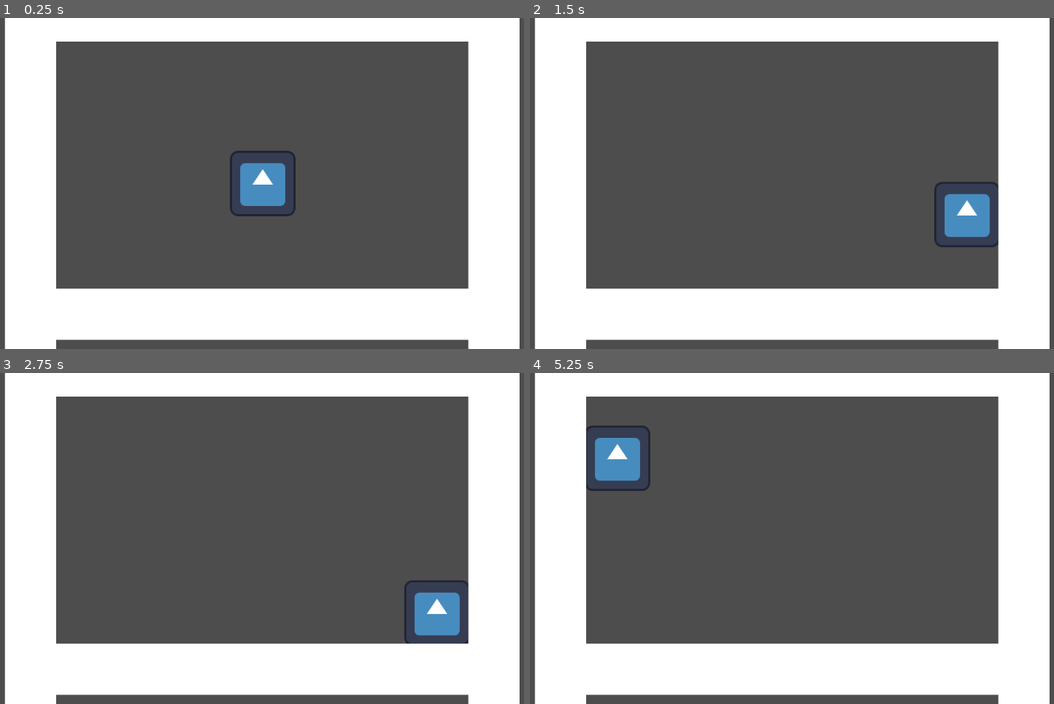
Above: before the commit, frames 1-4 (two rows, left to right).
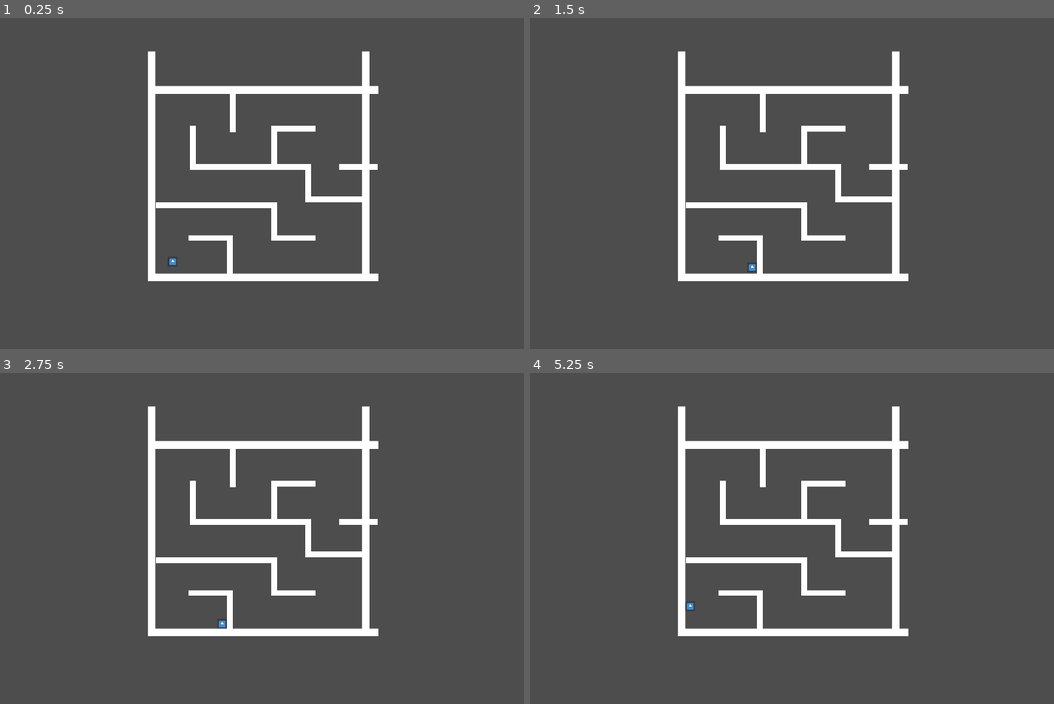
Above: after the commit, the same moments.

Repository: Herovero/GyroMaze
Game: Godot game, scene res://Scenes/main.tscn
Same seed, same stepped clock (60 frames per second), same inputs: the game is played once before the commit and once after it. The engine's default icon, where the game draws it, is replaced by a stand-in: a white triangle on a blue panel in a dark square.
Inputs:
- Up to frame 1 (0.25 s): no input
- Up to frame 2 (1.5 s): tap Enter at 0.5 s; hold Right (ui_right) 0.53-1.28 s; hold Down (ui_down) from 1.28 s (still down)
- Up to frame 3 (2.75 s): tap Space at 2 s; release Down (ui_down) at 2.03 s; hold Right (ui_right) from 2.03 s (still down)
- Up to frame 4 (5.25 s): tap Enter at 2.75 s; release Right (ui_right) at 2.78 s; hold Up (ui_up) 2.78-3.53 s; hold Left (ui_left) 3.53-5.03 s; tap Space at 5 s; hold Down (ui_down) from 5.03 s (still down)

The runs differ from the first frame. In frame 1, 45% of the frame differs, in the area x 0-100%, y 0-100%; in frame 2, 45%; in frame 3, 45%; in frame 4, 45%.

Commit message:
Added a testing maze

Diff:
--- a/Scenes/main.tscn
+++ b/Scenes/main.tscn
@@ -1,7 +1,7 @@
 [gd_scene load_steps=3 format=3 uid="uid://d2m5xmblwajxw"]
 
 [ext_resource type="PackedScene" uid="uid://b7xfpi740plyc" path="res://Scenes/rigidbody.tscn" id="1_bo1nx"]
-[ext_resource type="PackedScene" uid="uid://c4tscaf8aybxk" path="res://Scenes/wall.tscn" id="2_bo1nx"]
+[ext_resource type="PackedScene" uid="uid://dy3wtqmdcmjnb" path="res://Scenes/maze_test.tscn" id="2_bo1nx"]
 
 [node name="Node2D" type="Node2D"]
 
@@ -9,6 +9,7 @@
 gravity_scale = 0.0
 
 [node name="Camera2D" type="Camera2D" parent="."]
+position = Vector2(1169, -1020)
+zoom = Vector2(0.25, 0.25)
 
-[node name="Wall" parent="." instance=ExtResource("2_bo1nx")]
-position = Vector2(0, 256)
+[node name="Node2D" parent="." instance=ExtResource("2_bo1nx")]
--- /dev/null
+++ b/Scenes/maze_test.tscn
@@ -0,0 +1,258 @@
+[gd_scene load_steps=7 format=3 uid="uid://dy3wtqmdcmjnb"]
+
+[sub_resource type="QuadMesh" id="QuadMesh_fjsar"]
+size = Vector2(3000, 100)
+
+[sub_resource type="RectangleShape2D" id="RectangleShape2D_wti7s"]
+size = Vector2(3000, 100)
+
+[sub_resource type="QuadMesh" id="QuadMesh_j4fcw"]
+size = Vector2(75, 500)
+
+[sub_resource type="RectangleShape2D" id="RectangleShape2D_fjsar"]
+size = Vector2(75, 500)
+
+[sub_resource type="QuadMesh" id="QuadMesh_wti7s"]
+size = Vector2(1500, 75)
+
+[sub_resource type="RectangleShape2D" id="RectangleShape2D_j4fcw"]
+size = Vector2(1500, 74)
+
+[node name="Node2D" type="Node2D"]
+
+[node name="RigidBody2D" type="RigidBody2D" parent="."]
+gravity_scale = 0.0
+freeze = true
+
+[node name="MeshInstance2D" type="MeshInstance2D" parent="RigidBody2D"]
+position = Vector2(1176, 205)
+mesh = SubResource("QuadMesh_fjsar")
+
+[node name="CollisionShape2D" type="CollisionShape2D" parent="RigidBody2D"]
+position = Vector2(1176, 205)
+shape = SubResource("RectangleShape2D_wti7s")
+
+[node name="RigidBody2D2" type="RigidBody2D" parent="."]
+position = Vector2(0, -2446)
+gravity_scale = 0.0
+freeze = true
+
+[node name="MeshInstance2D" type="MeshInstance2D" parent="RigidBody2D2"]
+position = Vector2(1176, 205)
+mesh = SubResource("QuadMesh_fjsar")
+
+[node name="CollisionShape2D" type="CollisionShape2D" parent="RigidBody2D2"]
+position = Vector2(1176, 205)
+shape = SubResource("RectangleShape2D_wti7s")
+
+[node name="RigidBody2D3" type="RigidBody2D" parent="."]
+position = Vector2(-479, -69)
+rotation = -1.5707964
+gravity_scale = 0.0
+freeze = true
+
+[node name="MeshInstance2D" type="MeshInstance2D" parent="RigidBody2D3"]
+position = Vector2(1176, 205)
+mesh = SubResource("QuadMesh_fjsar")
+
+[node name="CollisionShape2D" type="CollisionShape2D" parent="RigidBody2D3"]
+position = Vector2(1176, 205)
+shape = SubResource("RectangleShape2D_wti7s")
+
+[node name="RigidBody2D4" type="RigidBody2D" parent="."]
+position = Vector2(2304, -69)
+rotation = -1.5707964
+gravity_scale = 0.0
+freeze = true
+
+[node name="MeshInstance2D" type="MeshInstance2D" parent="RigidBody2D4"]
+position = Vector2(1176, 205)
+mesh = SubResource("QuadMesh_fjsar")
+
+[node name="CollisionShape2D" type="CollisionShape2D" parent="RigidBody2D4"]
+position = Vector2(1176, 205)
+shape = SubResource("RectangleShape2D_wti7s")
+
+[node name="RigidBody2D5" type="RigidBody2D" parent="."]
+gravity_scale = 0.0
+freeze = true
+
+[node name="MeshInstance2D" type="MeshInstance2D" parent="RigidBody2D5"]
+position = Vector2(741, -96)
+mesh = SubResource("QuadMesh_j4fcw")
+
+[node name="CollisionShape2D" type="CollisionShape2D" parent="RigidBody2D5"]
+position = Vector2(741, -96)
+shape = SubResource("RectangleShape2D_fjsar")
+
+[node name="RigidBody2D6" type="RigidBody2D" parent="."]
+position = Vector2(454, -308)
+rotation = 1.5707964
+gravity_scale = 0.0
+freeze = true
+
+[node name="MeshInstance2D" type="MeshInstance2D" parent="RigidBody2D6"]
+position = Vector2(-0.5, 0)
+mesh = SubResource("QuadMesh_j4fcw")
+
+[node name="CollisionShape2D" type="CollisionShape2D" parent="RigidBody2D6"]
+position = Vector2(-0.5, 0)
+shape = SubResource("RectangleShape2D_fjsar")
+
+[node name="RigidBody2D7" type="RigidBody2D" parent="."]
+position = Vector2(1604, -308)
+rotation = 1.5707964
+gravity_scale = 0.0
+freeze = true
+
+[node name="MeshInstance2D" type="MeshInstance2D" parent="RigidBody2D7"]
+position = Vector2(-0.5, 0)
+mesh = SubResource("QuadMesh_j4fcw")
+
+[node name="CollisionShape2D" type="CollisionShape2D" parent="RigidBody2D7"]
+position = Vector2(-0.5, 0)
+shape = SubResource("RectangleShape2D_fjsar")
+
+[node name="RigidBody2D8" type="RigidBody2D" parent="."]
+position = Vector2(1316, -521)
+gravity_scale = 0.0
+freeze = true
+
+[node name="MeshInstance2D" type="MeshInstance2D" parent="RigidBody2D8"]
+position = Vector2(0.5, 0)
+mesh = SubResource("QuadMesh_j4fcw")
+
+[node name="CollisionShape2D" type="CollisionShape2D" parent="RigidBody2D8"]
+position = Vector2(0.5, 0)
+shape = SubResource("RectangleShape2D_fjsar")
+
+[node name="RigidBody2D9" type="RigidBody2D" parent="."]
+freeze = true
+
+[node name="MeshInstance2D" type="MeshInstance2D" parent="RigidBody2D9"]
+position = Vector2(527, -733)
+mesh = SubResource("QuadMesh_wti7s")
+
+[node name="CollisionShape2D" type="CollisionShape2D" parent="RigidBody2D9"]
+position = Vector2(527, -733)
+shape = SubResource("RectangleShape2D_j4fcw")
+
+[node name="RigidBody2D10" type="RigidBody2D" parent="."]
+position = Vector2(-481, -1427)
+gravity_scale = 0.0
+freeze = true
+
+[node name="MeshInstance2D" type="MeshInstance2D" parent="RigidBody2D10"]
+position = Vector2(741, -96)
+mesh = SubResource("QuadMesh_j4fcw")
+
+[node name="CollisionShape2D" type="CollisionShape2D" parent="RigidBody2D10"]
+position = Vector2(741, -96)
+shape = SubResource("RectangleShape2D_fjsar")
+
+[node name="RigidBody2D11" type="RigidBody2D" parent="."]
+position = Vector2(445, -502)
+freeze = true
+
+[node name="MeshInstance2D" type="MeshInstance2D" parent="RigidBody2D11"]
+position = Vector2(527, -733)
+mesh = SubResource("QuadMesh_wti7s")
+
+[node name="CollisionShape2D" type="CollisionShape2D" parent="RigidBody2D11"]
+position = Vector2(527, -733)
+shape = SubResource("RectangleShape2D_j4fcw")
+
+[node name="RigidBody2D12" type="RigidBody2D" parent="."]
+position = Vector2(2048, -810)
+rotation = 1.5707964
+gravity_scale = 0.0
+freeze = true
+
+[node name="MeshInstance2D" type="MeshInstance2D" parent="RigidBody2D12"]
+position = Vector2(-0.5, 0)
+mesh = SubResource("QuadMesh_j4fcw")
+
+[node name="CollisionShape2D" type="CollisionShape2D" parent="RigidBody2D12"]
+position = Vector2(-0.5, 0)
+shape = SubResource("RectangleShape2D_fjsar")
+
+[node name="RigidBody2D13" type="RigidBody2D" parent="."]
+position = Vector2(1759, -1023)
+gravity_scale = 0.0
+freeze = true
+
+[node name="MeshInstance2D" type="MeshInstance2D" parent="RigidBody2D13"]
+position = Vector2(0.5, 0)
+mesh = SubResource("QuadMesh_j4fcw")
+
+[node name="CollisionShape2D" type="CollisionShape2D" parent="RigidBody2D13"]
+position = Vector2(0.5, 0)
+shape = SubResource("RectangleShape2D_fjsar")
+
+[node name="RigidBody2D14" type="RigidBody2D" parent="."]
+position = Vector2(1316, -1522)
+gravity_scale = 0.0
+freeze = true
+
+[node name="MeshInstance2D" type="MeshInstance2D" parent="RigidBody2D14"]
+position = Vector2(0.5, 0)
+mesh = SubResource("QuadMesh_j4fcw")
+
+[node name="CollisionShape2D" type="CollisionShape2D" parent="RigidBody2D14"]
+position = Vector2(0.5, 0)
+shape = SubResource("RectangleShape2D_fjsar")
+
+[node name="RigidBody2D15" type="RigidBody2D" parent="."]
+position = Vector2(39, -1843)
+gravity_scale = 0.0
+freeze = true
+
+[node name="MeshInstance2D" type="MeshInstance2D" parent="RigidBody2D15"]
+position = Vector2(741, -96)
+mesh = SubResource("QuadMesh_j4fcw")
+
+[node name="CollisionShape2D" type="CollisionShape2D" parent="RigidBody2D15"]
+position = Vector2(741, -96)
+shape = SubResource("RectangleShape2D_fjsar")
+
+[node name="RigidBody2D16" type="RigidBody2D" parent="."]
+position = Vector2(1605, -1733)
+rotation = 1.5707964
+gravity_scale = 0.0
+freeze = true
+
+[node name="MeshInstance2D" type="MeshInstance2D" parent="RigidBody2D16"]
+position = Vector2(-0.5, 0)
+mesh = SubResource("QuadMesh_j4fcw")
+
+[node name="CollisionShape2D" type="CollisionShape2D" parent="RigidBody2D16"]
+position = Vector2(-0.5, 0)
+shape = SubResource("RectangleShape2D_fjsar")
+
+[node name="RigidBody2D17" type="RigidBody2D" parent="."]
+position = Vector2(2413, -1235)
+rotation = 1.5707964
+gravity_scale = 0.0
+freeze = true
+
+[node name="MeshInstance2D" type="MeshInstance2D" parent="RigidBody2D17"]
+position = Vector2(-0.5, 0)
+mesh = SubResource("QuadMesh_j4fcw")
+
+[node name="CollisionShape2D" type="CollisionShape2D" parent="RigidBody2D17"]
+position = Vector2(-0.5, 0)
+shape = SubResource("RectangleShape2D_fjsar")
+
+[node name="RigidBody2D18" type="RigidBody2D" parent="."]
+position = Vector2(2309, -811)
+rotation = 1.5707964
+gravity_scale = 0.0
+freeze = true
+
+[node name="MeshInstance2D" type="MeshInstance2D" parent="RigidBody2D18"]
+position = Vector2(-0.5, 0)
+mesh = SubResource("QuadMesh_j4fcw")
+
+[node name="CollisionShape2D" type="CollisionShape2D" parent="RigidBody2D18"]
+position = Vector2(-0.5, 0)
+shape = SubResource("RectangleShape2D_fjsar")
--- a/Scripts/test.gd
+++ b/Scripts/test.gd
@@ -2,7 +2,7 @@
 
 @onready var sprite_2d: Sprite2D = $Sprite2D
 
-@export var tilt_strength: float = 4000.0
+@export var tilt_strength: float = 5000.0
 
 # Called when the node enters the scene tree for the first time.
 func _ready():
--- a/project.godot
+++ b/project.godot
@@ -15,6 +15,11 @@
 config/features=PackedStringArray("4.5", "Mobile")
 config/icon="res://icon.svg"
 
+[display]
+
+window/size/viewport_width=1920
+window/size/viewport_height=1080
+
 [input_devices]
 
 sensors/enable_accelerometer=true
Binary file added: Assets/hole.png
